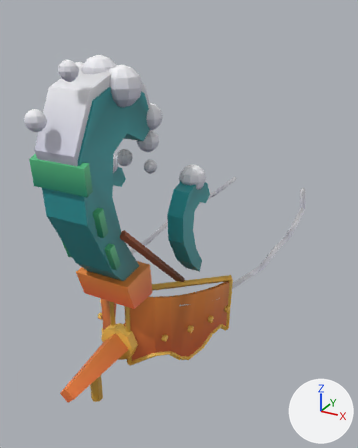
Renders of the glTF model public/models/ships/breaker-skill.glb from each side of a commit.
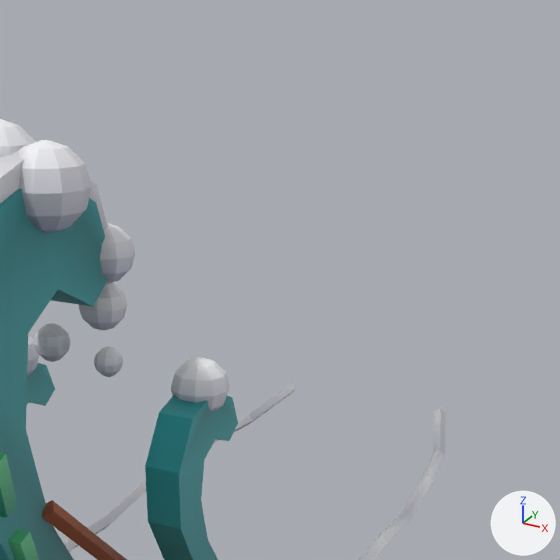
Each version is shown whole from a camera (50 mm lens) standing at (3.14, -7.19, 4.93) and looking at (-0.46, -0.65, 1.66), then close up on the part from 28% to 100% of the width and 0% to 58% of the height. Lighting does not change. The marker at lower right points along +X, +Y and +Z. The older version's two pictures come first. Vertices at exactly the same position are counted once.

In view in the first close-up: 'skill'.
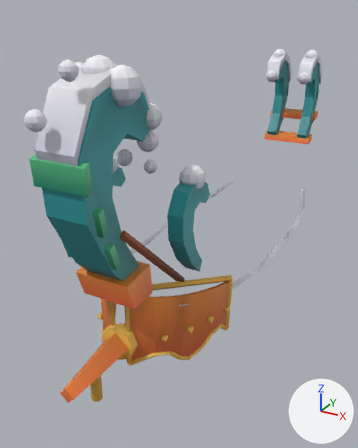
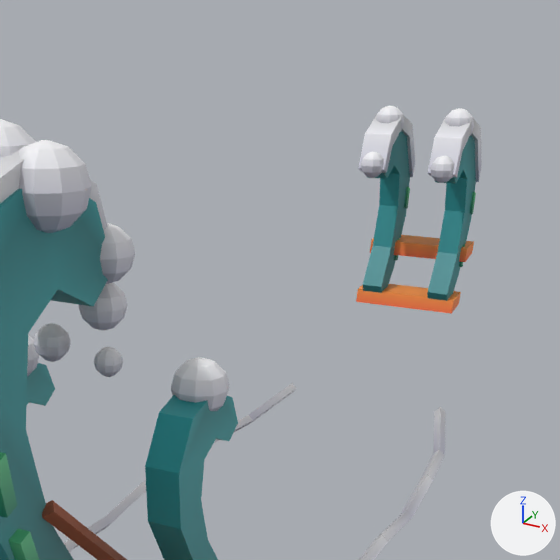
Diff of the bpy script that builds the scene:
```diff
--- a/public/models/ships/breaker-skill.glb.py
+++ b/public/models/ships/breaker-skill.glb.py
@@ me_skill @@
 # used by ob_skill; location = (0.0, 0.0, 0.0)
-me_skill.from_pydata(...)  # 1572 vertices, 2904 faces; spans x -1.08..1.08, y -4.06..2.41, z 0.53..4.5
+me_skill.from_pydata(...)  # 2000 vertices, 3704 faces; spans x -1.08..1.08, y -4.06..4.12, z 0.53..4.5
+# me_skill part 1: the loose piece of 28 vertices spanning x -0.72..-0.52, y -2.7..-2.0, z 1.87..3.09 is copied, and the copy is scaled about its middle by (1, -1.31, 1.44), then moved by (0.28, 5.98, 0.59); it spans x -0.44..-0.24, y 3.18..4.09, z 2.19..3.95
+# me_skill part 2: the loose piece of 22 vertices spanning x -0.24..0.24, y -3.86..-2.48, z 3.49..4.39 is copied, and the copy is scaled about its middle by (0.542, -0.72, 0.72), then moved by (-0.34, 6.79, -0.24); it spans x -0.47..-0.21, y 3.13..4.12, z 3.37..4.02
+# me_skill part 3: the loose piece of 70 vertices spanning x -0.36..-0.06, y -2.68..-2.4, z 3.66..3.96 is copied, and the copy is moved by (-0.13, 6.11, 0.14); it spans x -0.49..-0.19, y 3.43..3.71, z 3.8..4.1
+# me_skill part 4: the loose piece of 70 vertices spanning x -0.01..0.25, y -2.56..-2.32, z 3.38..3.64 is copied, and the copy is moved by (-0.46, 5.61, 0.08); it spans x -0.46..-0.22, y 3.05..3.28, z 3.47..3.71
+# me_skill part 5: the loose piece of 28 vertices spanning x 0.52..0.72, y -2.7..-2.0, z 1.87..3.09 is copied, and the copy is scaled about its middle by (1, -1.31, 1.44), then moved by (-0.28, 5.98, 0.59); it spans x 0.24..0.44, y 3.18..4.09, z 2.19..3.95
+# me_skill part 6: the loose piece of 22 vertices spanning x -0.24..0.24, y -3.86..-2.48, z 3.49..4.39 is copied, and the copy is scaled about its middle by (0.542, -0.72, 0.72), then moved by (0.34, 6.79, -0.24); it spans x 0.21..0.47, y 3.13..4.12, z 3.37..4.02
+# me_skill part 7: the loose piece of 70 vertices spanning x 0.06..0.36, y -2.68..-2.4, z 3.66..3.96 is copied, and the copy is moved by (0.13, 6.11, 0.14); it spans x 0.19..0.49, y 3.43..3.71, z 3.8..4.1
+# me_skill part 8: the loose piece of 70 vertices spanning x -0.01..0.25, y -2.56..-2.32, z 3.38..3.64 is copied, and the copy is moved by (0.22, 5.61, 0.08); it spans x 0.22..0.46, y 3.05..3.28, z 3.47..3.71
+# me_skill part 9
+# 24 vertices are added at x -0.5..0.22, y 3.42..4.05, z 2.18..3.29
+# 16 new vertices lie (0.24, 0.0, 0.0) away from vertices in x -0.46..0.22, y 3.77..4.05, z 2.56..3.29
+# 8 new vertices lie (1.0, 0.0, 0.0) away from vertices in x -0.5, y 3.42..4.03, z 2.18..2.79
+# 72 new faces join them
 me_skill.materials.append(mat_defaultmaterial)
```

Location of each change, [x1, y1, x2, y2] in pixels of the close-ups (560 x 560 px):
'skill', reshaped: before [0, 119, 445, 560]; after [0, 106, 481, 560]
part 1 of me_skill, added (cyan): after [363, 131, 410, 293]
part 2 of me_skill, added: after [358, 115, 415, 177]
part 3 of me_skill, added: after [376, 106, 404, 132]
part 4 of me_skill, added: after [361, 152, 384, 178]
part 5 of me_skill, added (cyan): after [427, 135, 476, 301]
part 6 of me_skill, added: after [427, 118, 481, 182]
part 7 of me_skill, added: after [445, 108, 474, 135]
part 8 of me_skill, added: after [430, 156, 454, 183]
part 9 of me_skill, added (orange): after [356, 187, 476, 314]
